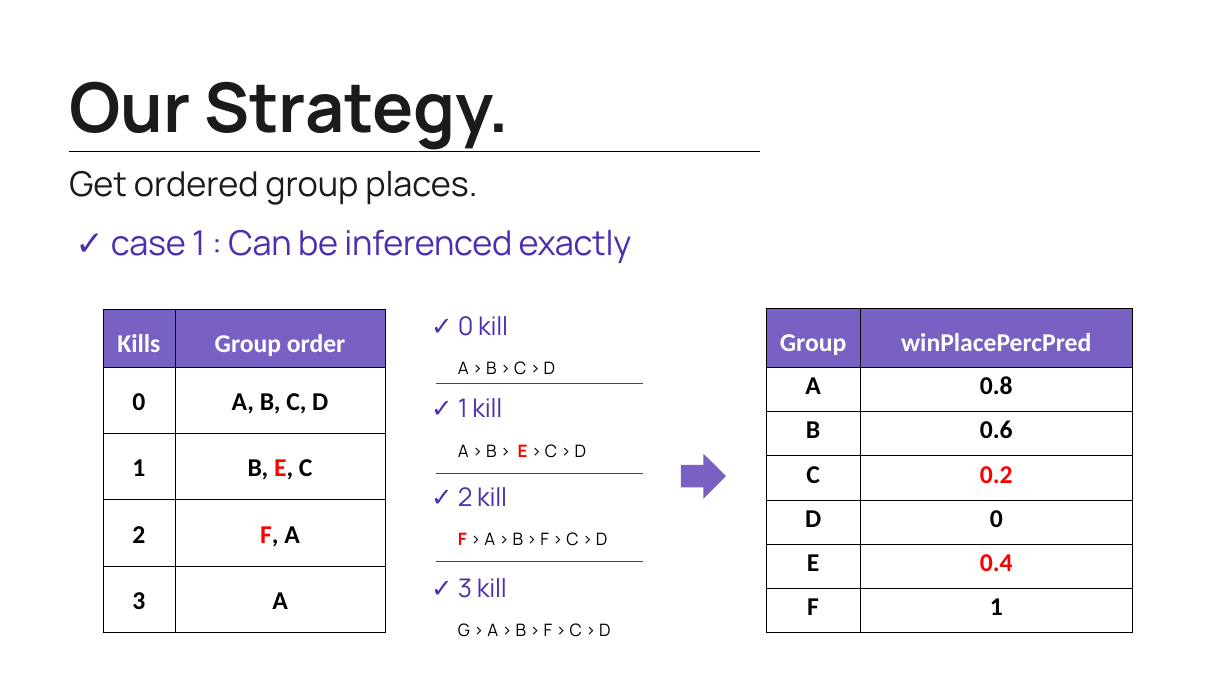
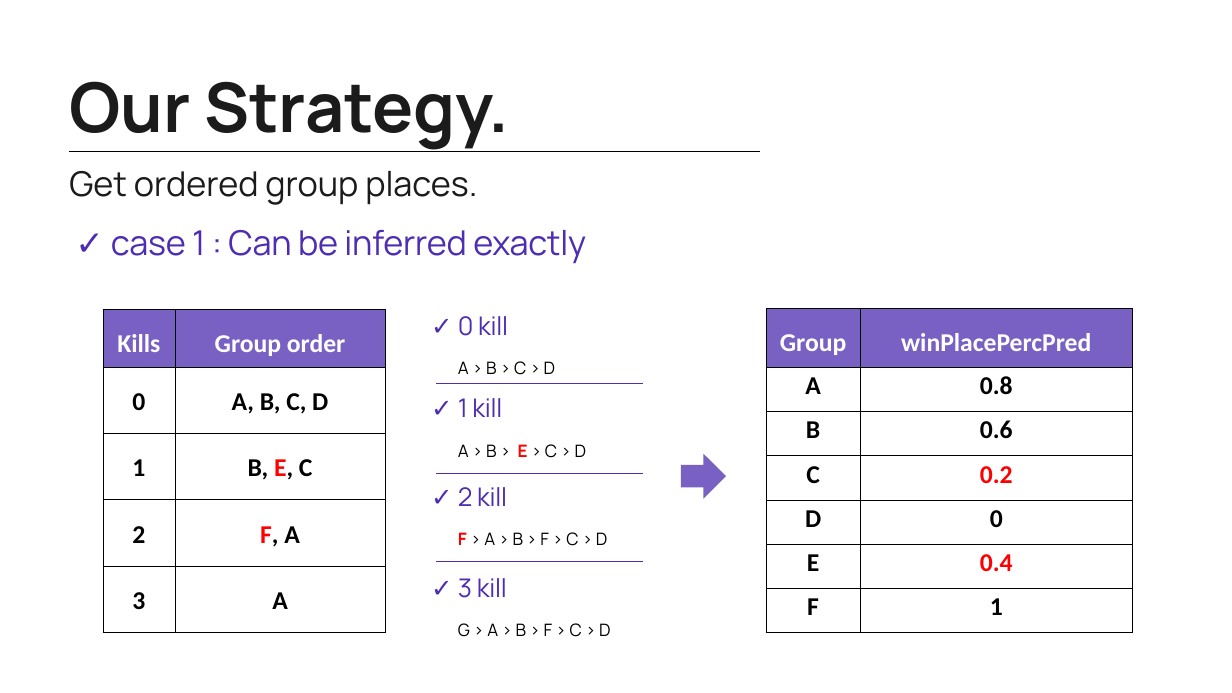
Before and after one commit to mg4432/Kaggle-Battle-ground, a slide deck: slide 16 of project/final/report.pptx. Drawn at 1232x693 pixels with LibreOffice and Linux fonts; fonts in the diff are those of the drawing. Boxes give left, top, right and bottom in pixels: in the first picture for what was removed or moved away, otherwise in the second. Text is boxed around its words. In the diff, an @@ line names an element or a change of style, - is before the commit and + after.

```diff
--- a/project/final/report.pptx
+++ b/project/final/report.pptx
@@ text at (111,230,586,264): text changed @@
-✓ case 1 : Can be inferenced exactly
+✓ case 1 : Can be inferred exactly
```
Also in this commit, not shown: 4 other slides changed, 2 other files.
